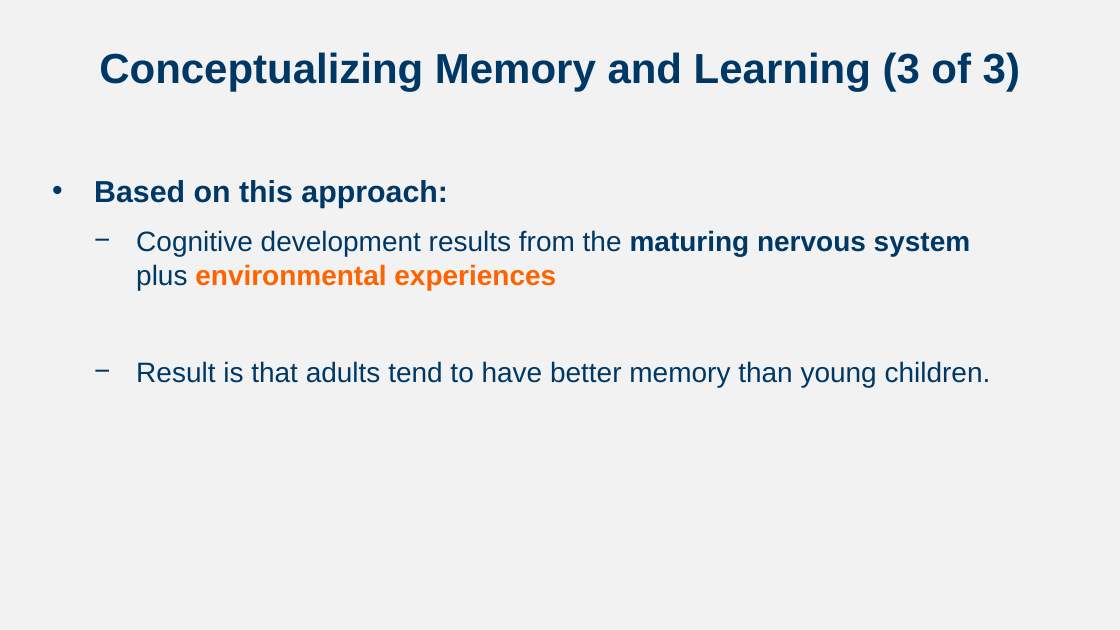
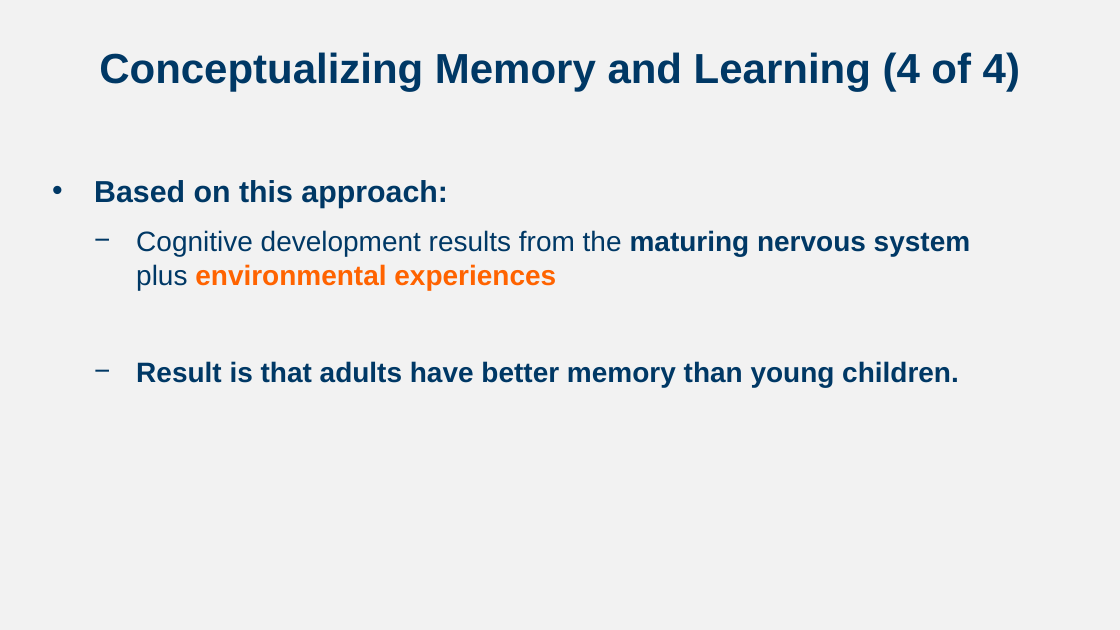
Before and after one commit to npm27/Teaching-Materials, a slide deck: slide 5 of Developmental Spring 24/Slides/Chapter 7.pptx (slide 4 before the commit). Drawn at 1120x630 pixels with LibreOffice and Linux fonts; fonts in the diff are those of the drawing. Boxes give left, top, right and bottom in pixels: in the first picture for what was removed or moved away, otherwise in the second. Text is boxed around its words. In the diff, an @@ line names an element or a change of style, - is before the commit and + after.

```diff
--- a/Developmental Spring 24/Slides/Chapter 7.pptx
+++ b/Developmental Spring 24/Slides/Chapter 7.pptx
@@ title at (x1=99, y1=52, x2=1020, y2=92): text changed @@
-Conceptualizing Memory and Learning (3 of 3)
+Conceptualizing Memory and Learning (4 of 4)
@@ text at (x1=136, y1=361, x2=959, y2=387): text changed; bold on @@
-  − Result is that adults tend to have better memory than young children.
+  − Result is that adults have better memory than young children.
```
Also in this commit, not shown: 20 other slides changed, 18 slides added, 16 other files.
